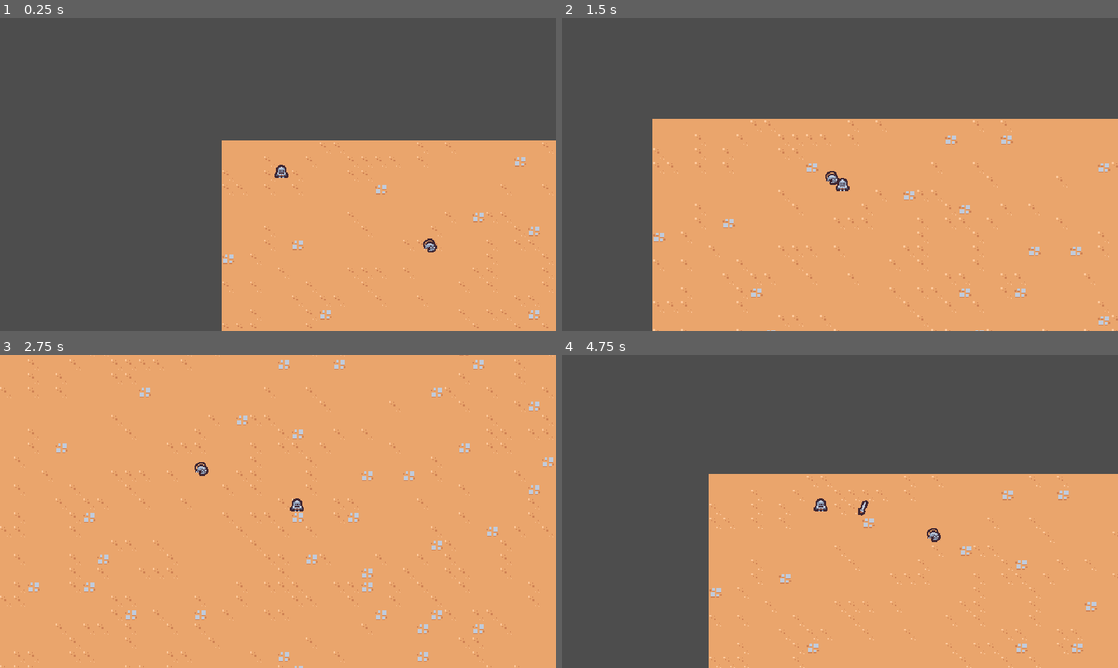
Above: before the commit, frames 1-4 (two rows, left to right).
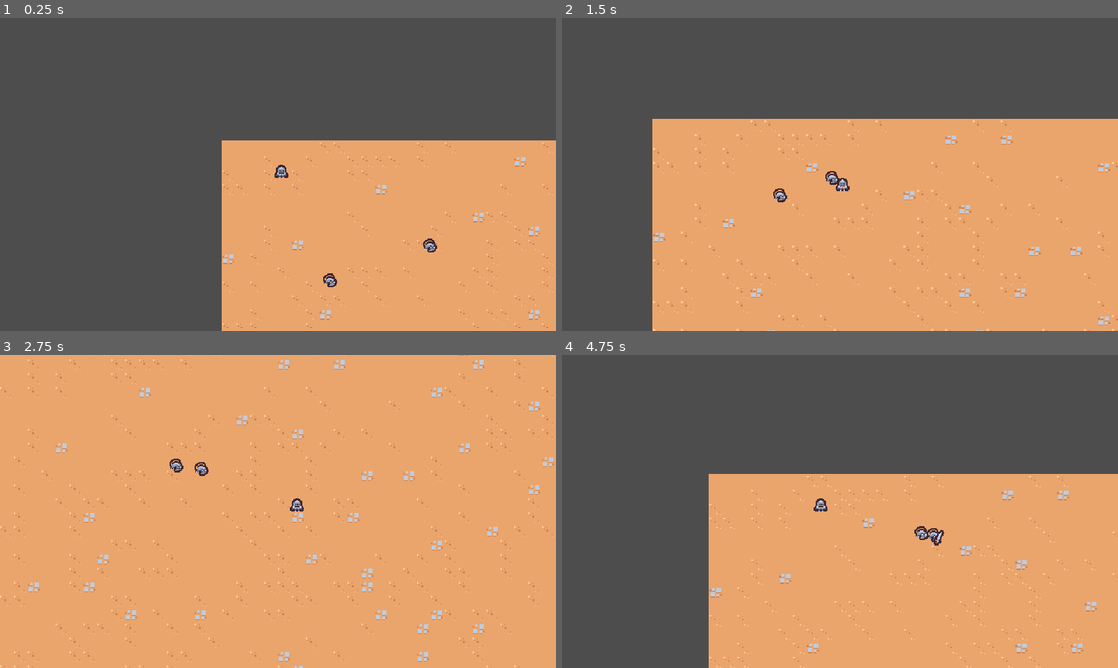
Above: after the commit, the same moments.

Repository: officer47p/2d-survivors-game
Game: Godot game, scene res://scenes/main/main.tscn
Same seed, same stepped clock (60 frames per second), same inputs: the game is played once before the commit and once after it.
Inputs:
- Up to frame 1 (0.25 s): no input
- Up to frame 2 (1.5 s): hold D (move_right) 0.53-1.28 s; hold S (move_down) from 1.28 s (still down)
- Up to frame 3 (2.75 s): release S (move_down) at 2.03 s; hold D (move_right) from 2.03 s (still down)
- Up to frame 4 (4.75 s): release D (move_right) at 2.78 s; hold W (move_up) 2.78-3.53 s; hold A (move_left) from 3.53 s (still down)

The runs differ from the first frame. In frame 1, less than 0.1% of the frame differs, in the area x 58-61%, y 81-86%; in frame 2, less than 0.1%; in frame 3, less than 0.1%; in frame 4, 0.2%, in the area x 53-69%, y 46-61%.

Commit message:
Spawn sword to the nearest enemy

Diff:
--- a/project.godot
+++ b/project.godot
@@ -26,6 +26,7 @@
 [global_group]
 
 player=""
+enemy=""
 
 [input]
 
--- a/scenes/ability/sword_ability_controller/sword_ability_controller.gd
+++ b/scenes/ability/sword_ability_controller/sword_ability_controller.gd
@@ -1,6 +1,9 @@
 extends Node
 
+const MAX_RANGE = 150
+
 @export var sword_ability: PackedScene
+
 
 func _ready() -> void:
 	$Timer.timeout.connect(on_timer_timeout)
@@ -9,6 +12,21 @@
 	var player = get_tree().get_first_node_in_group("player") as Node2D
 	if player == null:
 		return
+
+	var enemies = get_tree().get_nodes_in_group("enemy")
+	enemies = enemies.filter(func(enemy: Node2D):
+		return enemy.global_position.distance_squared_to(player.global_position) < pow(MAX_RANGE, 2)
+	)
+
+	if enemies.size() == 0:
+		return
+
+	enemies.sort_custom(func(a: Node2D, b: Node2D):
+		var a_distance = a.global_position.distance_squared_to(player.global_position)
+		var b_distance = b.global_position.distance_squared_to(player.global_position)
+		return a_distance < b_distance
+	)
+
 	var sword_instance = sword_ability.instantiate() as Node2D
 	player.get_parent().add_child(sword_instance)
-	sword_instance.global_position = player.global_position
+	sword_instance.global_position = enemies[0].global_position
--- a/scenes/enemy/basic_enemy.tscn
+++ b/scenes/enemy/basic_enemy.tscn
@@ -6,7 +6,7 @@
 [sub_resource type="CircleShape2D" id="CircleShape2D_mgruy"]
 radius = 5.0
 
-[node name="BasicEnemy" type="CharacterBody2D" unique_id=723220277]
+[node name="BasicEnemy" type="CharacterBody2D" unique_id=723220277 groups=["enemy"]]
 collision_layer = 0
 script = ExtResource("1_obku4")
 
--- a/scenes/main/main.tscn
+++ b/scenes/main/main.tscn
@@ -19,3 +19,6 @@
 
 [node name="BasicEnemy" parent="." unique_id=723220277 instance=ExtResource("4_l3cfh")]
 position = Vector2(241, 134)
+
+[node name="BasicEnemy2" parent="." unique_id=2021595581 instance=ExtResource("4_l3cfh")]
+position = Vector2(116, 183)
